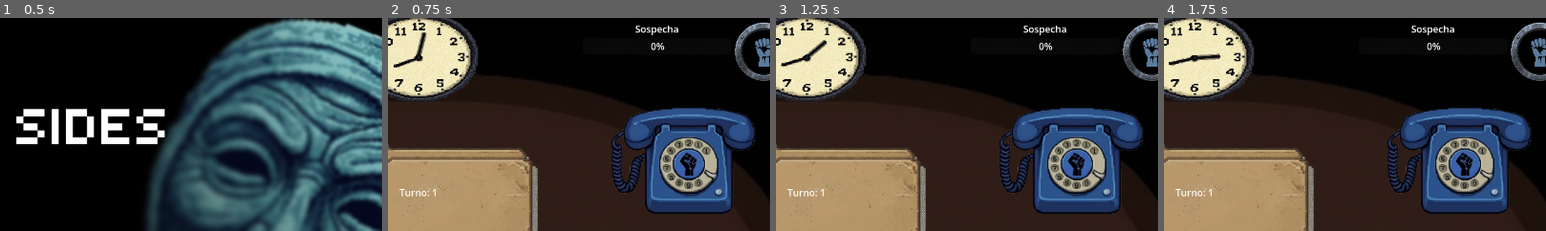
Above: before the commit, frames 1-4 (left to right).
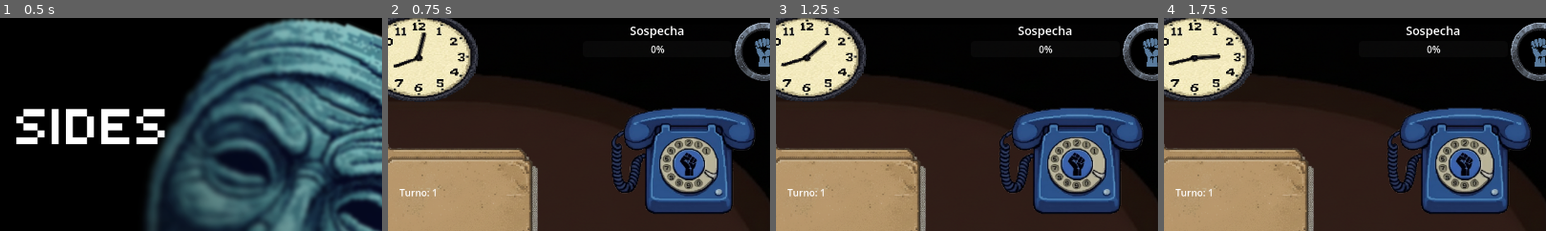
Above: after the commit, the same moments.

Repository: ktorres63/OnlyDevs-Game
Game: Godot game, scene res://scenes/menu_inicio/menu_inicio.tscn
Same seed, same stepped clock (60 frames per second), same inputs: the game is played once before the commit and once after it.
Inputs:
- Up to frame 1 (0.5 s): no input
- Up to frame 2 (0.75 s): click "JUGAR" at 0.5 s
- Up to frame 3 (1.25 s): no input
- Up to frame 4 (1.75 s): no input
The pictures show only the part of the screen within x 46-96%, y 2-52%; the shares and areas given below are measured in that part.

Frame 1 is identical in both runs. In frame 2, 0.5% of the frame differs, in the area x 63-78%, y 3-17%; in frame 3, 0.5%; in frame 4, 0.5%.

Commit message:
fix: audio de reloj y labeltext

Diff:
--- a/scenes/main/Main.tscn
+++ b/scenes/main/Main.tscn
@@ -151,7 +151,6 @@
 theme_override_constants/separation = 295
 
 [node name="Clock" parent="HBoxContainer/VBoxContainer2" unique_id=262250937 instance=ExtResource("4_dc040")]
-clip_contents = false
 custom_minimum_size = Vector2(215, 0)
 layout_mode = 2
 size_flags_horizontal = 4
@@ -185,6 +184,7 @@
 
 [node name="Label" type="Label" parent="HBoxContainer/VBoxContainer3/VBoxContainer/HBoxContainer/HBoxContainer" unique_id=1112756506]
 layout_mode = 2
+theme_override_font_sizes/font_size = 20
 text = "Sospecha"
 horizontal_alignment = 1
 
--- a/scenes/main/clock.tscn
+++ b/scenes/main/clock.tscn
@@ -18,7 +18,9 @@
 
 [node name="tickTick" type="AudioStreamPlayer" parent="." unique_id=1405365477]
 stream = ExtResource("5_6n5h3")
+volume_db = -26.0
 autoplay = true
+parameters/looping = true
 
 [node name="base" type="Sprite2D" parent="." unique_id=2066971571]
 position = Vector2(108.47002, 82.22)
--- a/scripts/ui/HContainer_phones.gd
+++ /dev/null
@@ -1,20 +0,0 @@
-extends HBoxContainer
-
-var PanelContestarScene = preload("res://scenes/main/panel_contestar.tscn")
-
-@onready var phone_red = $VBoxContainer/PhoneRed
-@onready var phone_blue = $VBoxContainer3/PhoneBlue
-
-func _ready() -> void:
-	pass # Replace with function body.
-
-
-# Called every frame. 'delta' is the elapsed time since the previous frame.
-func _process(delta: float) -> void:
-	pass
-
-func _on_phone_red_clicked():
-	mostrar_panelVE_rojo()
-
-func _on_phone_blue_clicked():
-	mostrar_panelVE_blue():
--- a/scripts/ui/Main.gd
+++ b/scripts/ui/Main.gd
@@ -2,7 +2,7 @@
 
 @onready var money_label = $HBoxContainer/VBoxContainer3/MoneyLabel
 @onready var turn_label = $HBoxContainer/VBoxContainer2/TurnLabel
-@onready var event_text = $CenterPanel/EventPanel/EventText
+@onready var event_text = $HBoxContainer/VBoxContainer2/EventPanel/EventText
 @onready var phone_red = $HBoxContainer/VBoxContainer/VBoxContainer/PhoneRed
 @onready var phone_blue = $HBoxContainer/VBoxContainer3/VBoxContainer/PhoneBlue
 @onready var game_manager = $GameManager
Not shown, removed: scripts/ui/HContainer_phones.gd.uid
